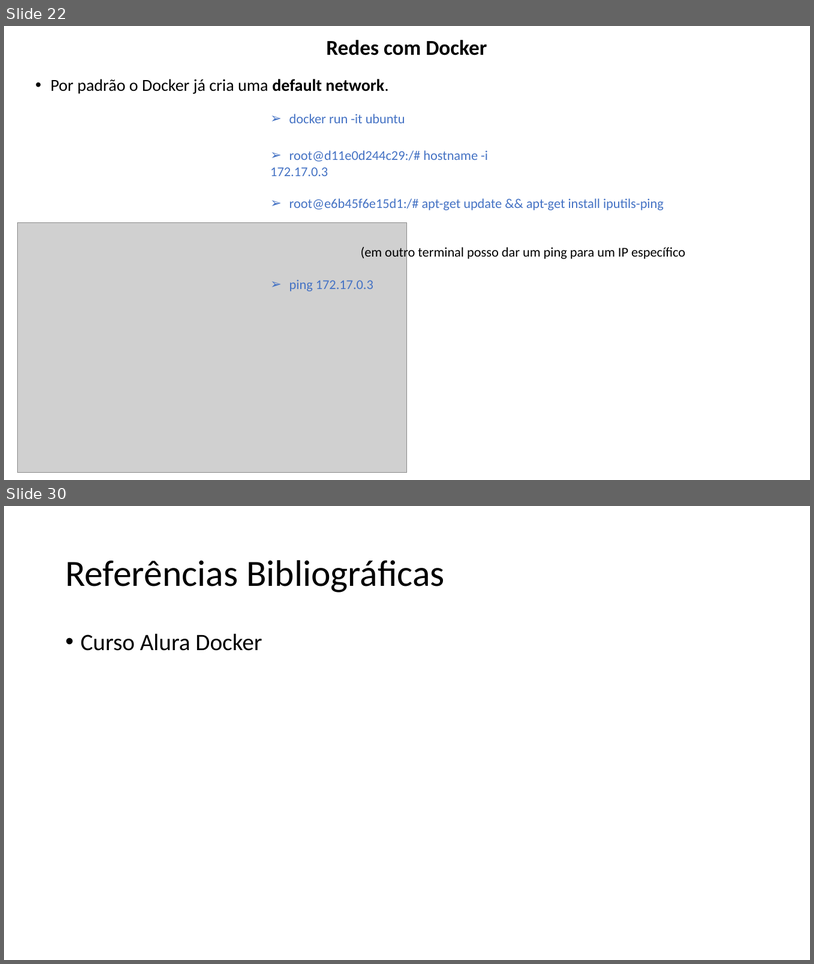
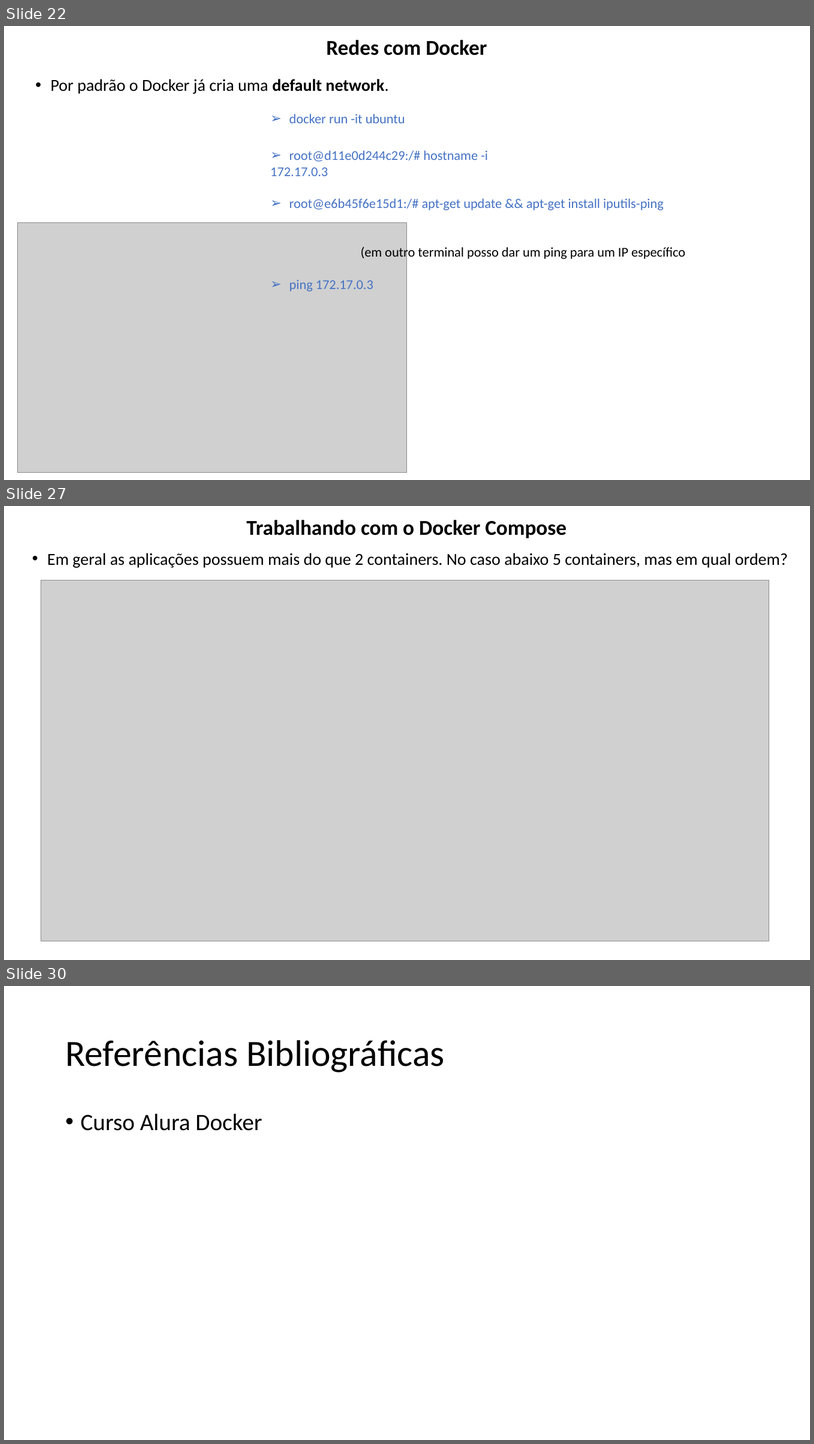
Before and after one commit to lacsousa/learning-docker, a slide deck: docs/docker-resumo.pptx. Shown one above the other, each under a label of ours: slides 22 and 30 before the commit, slides 22, 27 and 30 after it; the slides between them are not shown. The pictures are 814x964 and 814x1444 pixels, drawn with LibreOffice and Linux fonts; fonts in the diff are those of the drawing; grey boxes stand for pictures. Boxes give left, top, right and bottom in pixels: in the first picture for what was removed or moved away, otherwise in the second. Text is boxed around its words. In the diff, an @@ line names an element or a change of style, - is before the commit and + after.

```diff
--- a/docs/docker-resumo.pptx
+++ b/docs/docker-resumo.pptx
@@ slide 27 added at <box>4,506,810,960</box>, background #FFFFFF @@
@@ title added at <box>246,520,567,538</box>, 25.2 pt, text #000000, bold @@
+Trabalhando com o Docker Compose
@@ text added at <box>47,553,788,568</box>, 20 pt, text #000000 @@
+• Em geral as aplicações possuem mais do que 2 containers. No caso abaixo 5 containers, mas em qual ordem?
@@ picture added at <box>41,580,769,941</box> @@
```
Also in this commit, not shown: 7 slides changed, 1 other slide added, 2 slides removed, 38 other files.
